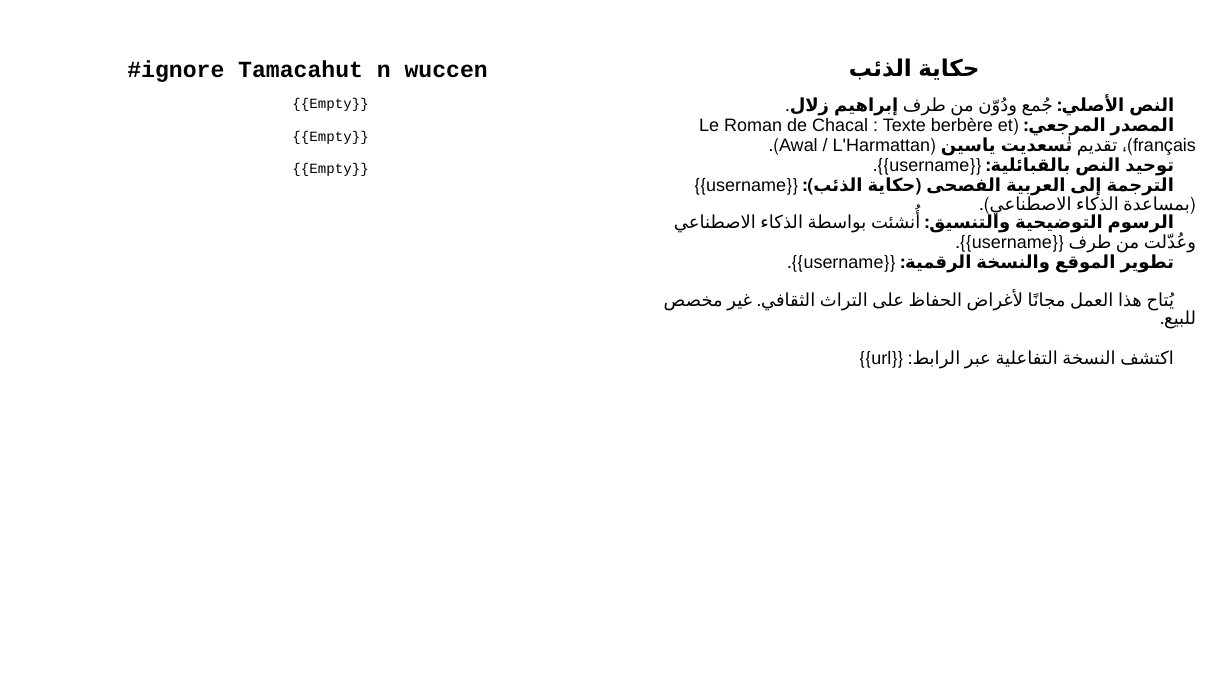
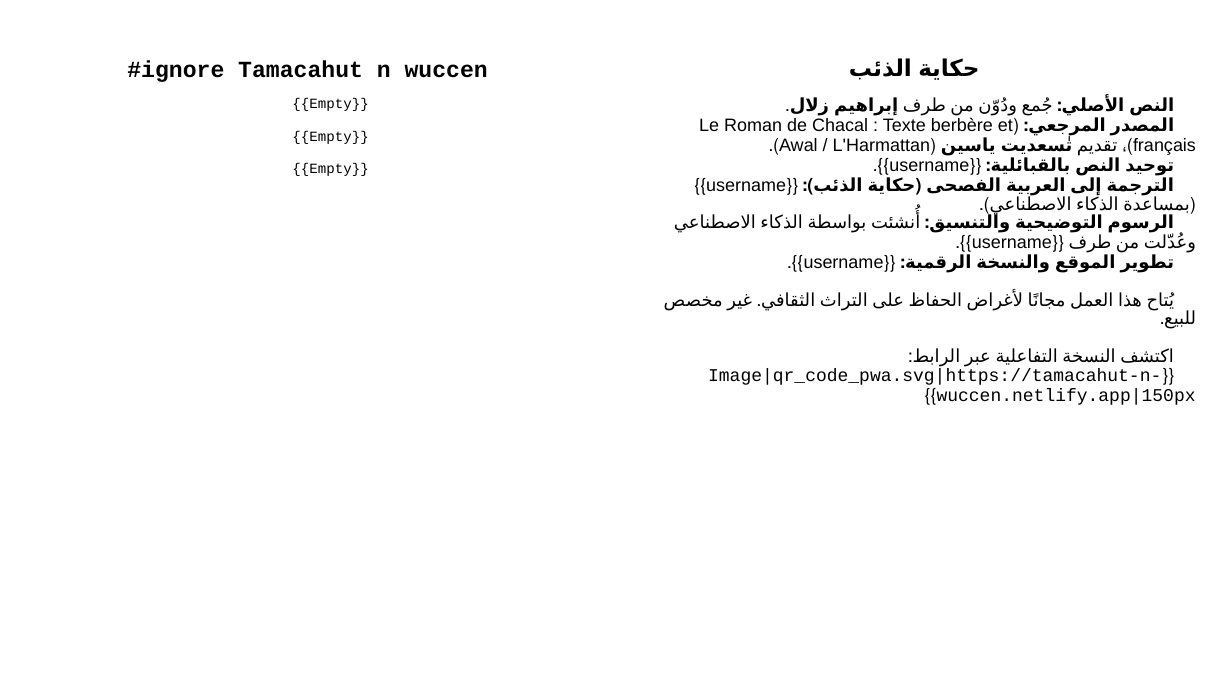
Before and after one commit to sferhah/tamacahut_n_wuccen, a slide deck: slide 2 of Uccen.ConsoleApp/Resources/pptx/uccen.arb.pptx. Drawn at 1232x693 pixels with LibreOffice and Linux fonts; fonts in the diff are those of the drawing. Boxes give left, top, right and bottom in pixels: in the first picture for what was removed or moved away, otherwise in the second. Text is boxed around its words. In the diff, an @@ line names an element or a change of style, - is before the commit and + after.

Commit message:
Pdf generation: support wikimarkup for images

```diff
--- a/Uccen.ConsoleApp/Resources/pptx/uccen.arb.pptx
+++ b/Uccen.ConsoleApp/Resources/pptx/uccen.arb.pptx
@@ table at [30, 15, 1205, 668] @@
-row 3, column 3: النص الأصلي: جُمع ودُوّن من طرف إبراهيم زلال. / المصدر المرجعي: (Le Roman de Chacal : Texte berbère et français)، تقديم تٰسعديت ياسين (Awal / L'Harmattan). / توحيد النص بالقبائلية: {{username}}. / الترجمة إلى العربية الفصحى (حكاية الذئب): {{username}} (بمساعدة الذكاء الاصطناعي). / الرسوم التوضيحية والتنسيق: أُنشئت بواسطة الذكاء الاصطناعي وعُدّلت من طرف {{username}}. / تطوير الموقع والنسخة الرقمية: {{username}}. / يُتاح هذا العمل مجانًا لأغراض الحفاظ على التراث الثقافي. غير مخصص للبيع. / اكتشف النسخة التفاعلية عبر الرابط: {{url}}
+row 3, column 3: النص الأصلي: جُمع ودُوّن من طرف إبراهيم زلال. / المصدر المرجعي: (Le Roman de Chacal : Texte berbère et français)، تقديم تٰسعديت ياسين (Awal / L'Harmattan). / توحيد النص بالقبائلية: {{username}}. / الترجمة إلى العربية الفصحى (حكاية الذئب): {{username}} (بمساعدة الذكاء الاصطناعي). / الرسوم التوضيحية والتنسيق: أُنشئت بواسطة الذكاء الاصطناعي وعُدّلت من طرف {{username}}. / تطوير الموقع والنسخة الرقمية: {{username}}. / يُتاح هذا العمل مجانًا لأغراض الحفاظ على التراث الثقافي. غير مخصص للبيع. / اكتشف النسخة التفاعلية عبر الرابط: / {{Image|qr_code_pwa.svg|https://tamacahut-n-wuccen.netlify.app|150px}}
```
Also in this commit, not shown: 1 other slide changed, 7 other files.
